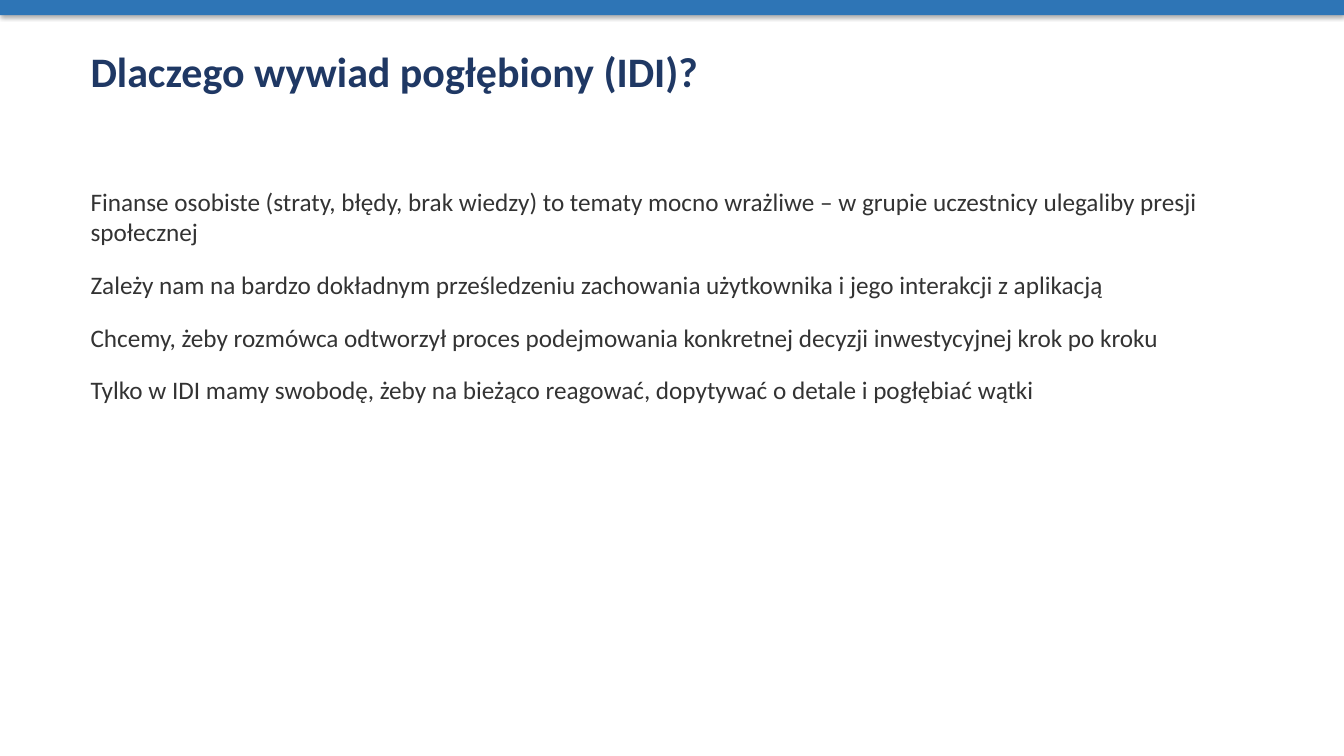
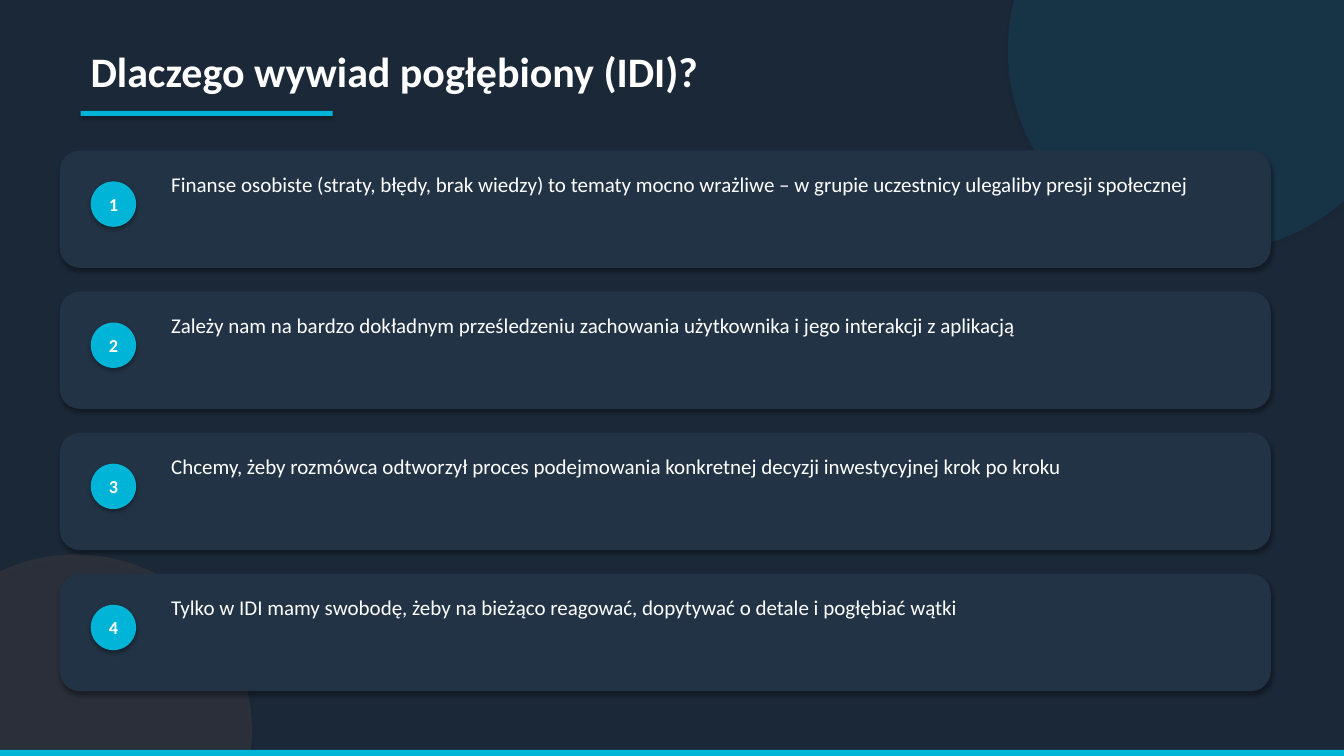
Before and after one commit to krystian61222-cyber/github, a slide deck: slide 5 of Prezentacja_Fintech.pptx. Drawn at 1344x756 pixels with LibreOffice and Linux fonts; fonts in the diff are those of the drawing. Boxes give left, top, right and bottom in pixels: in the first picture for what was removed or moved away, otherwise in the second. Text is boxed around its words. In the diff, an @@ line names an element or a change of style, - is before the commit and + after.

```diff
--- a/Prezentacja_Fintech.pptx
+++ b/Prezentacja_Fintech.pptx
@@ background #FFFFFF to #1B2838 @@
@@ rectangle removed at (0, 0, 1344, 15) @@
@@ ellipse added at (1008, 0, 1344, 252), fill #00B4D8 at 10% opacity @@
@@ text "Dlaczego wywiad pogłębiony (IDI)?" at (91, 56, 698, 94): text colour #1F3864 to #FFFFFF; more space between paragraphs @@
@@ rectangle added at (81, 111, 333, 116), fill #00B4D8 @@
@@ rounded rectangle added at (60, 151, 1270, 267), fill #223345, outline #223345 1 pt @@
@@ text added at (171, 177, 1187, 196), 15 pt, text #FFFFFF @@
+Finanse osobiste (straty, błędy, brak wiedzy) to tematy mocno wrażliwe – w grupie uczestnicy ulegaliby presji społecznej
@@ text removed at (91, 193, 1196, 404) @@
-Finanse osobiste (straty, błędy, brak wiedzy) to tematy mocno wrażliwe – w grupie uczestnicy ulegaliby presji społecznej
-Zależy nam na bardzo dokładnym prześledzeniu zachowania użytkownika i jego interakcji z aplikacją
-Chcemy, żeby rozmówca odtworzył proces podejmowania konkretnej decyzji inwestycyjnej krok po kroku
-Tylko w IDI mamy swobodę, żeby na bieżąco reagować, dopytywać o detale i pogłębiać wątki
@@ ellipse added at (91, 181, 136, 227), fill #00B4D8, 13 pt, text #FFFFFF, bold @@
+1
@@ rounded rectangle added at (60, 292, 1270, 408), fill #223345, outline #223345 1 pt @@
@@ ellipse added at (91, 323, 136, 368), fill #00B4D8, 13 pt, text #FFFFFF, bold @@
+2
@@ text added at (171, 318, 1014, 337), 15 pt, text #FFFFFF @@
+Zależy nam na bardzo dokładnym prześledzeniu zachowania użytkownika i jego interakcji z aplikacją
@@ rounded rectangle added at (60, 434, 1270, 549), fill #223345, outline #223345 1 pt @@
@@ ellipse added at (91, 464, 136, 509), fill #00B4D8, 13 pt, text #FFFFFF, bold @@
+3
@@ text added at (171, 459, 1060, 478), 15 pt, text #FFFFFF @@
+Chcemy, żeby rozmówca odtworzył proces podejmowania konkretnej decyzji inwestycyjnej krok po kroku
@@ ellipse added at (0, 555, 252, 756), fill #F4A261 at 8% opacity @@
@@ rounded rectangle added at (60, 575, 1270, 691), fill #223345, outline #223345 1 pt @@
@@ ellipse added at (91, 605, 136, 650), fill #00B4D8, 13 pt, text #FFFFFF, bold @@
+4
@@ text added at (171, 600, 956, 619), 15 pt, text #FFFFFF @@
+Tylko w IDI mamy swobodę, żeby na bieżąco reagować, dopytywać o detale i pogłębiać wątki
@@ rectangle added at (0, 750, 1344, 756), fill #00B4D8 @@
```
Also in this commit, not shown: 8 other slides changed, 1 other file.
